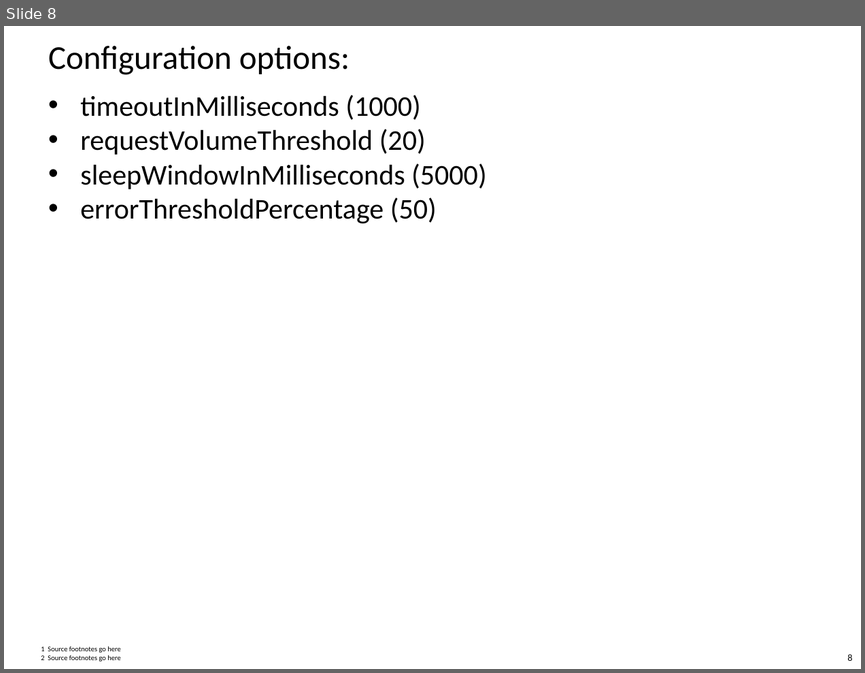
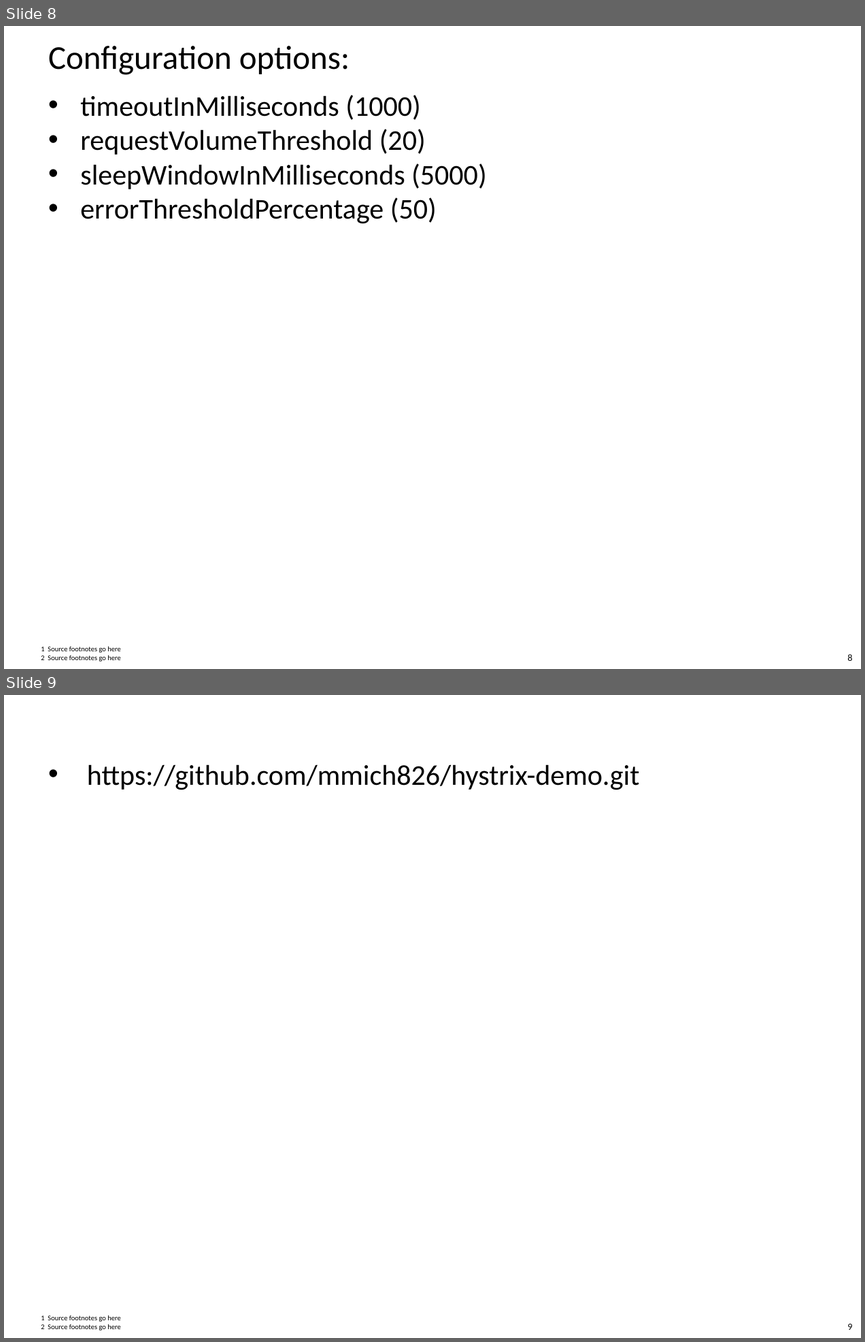
Before and after one commit to mmich826/hystrix-demo, a slide deck: hystrix-demo/demo-slides.pptx. Shown one above the other, each under a label of ours: slide 8 before the commit, slides 8 and 9 after it. The pictures are 865x673 and 865x1342 pixels, drawn with LibreOffice and Linux fonts; fonts in the diff are those of the drawing; background and template pictures are left out. Boxes give left, top, right and bottom in pixels: in the first picture for what was removed or moved away, otherwise in the second. Text is boxed around its words. In the diff, an @@ line names an element or a change of style, - is before the commit and + after.

```diff
--- a/hystrix-demo/demo-slides.pptx
+++ b/hystrix-demo/demo-slides.pptx
@@ slide 9 added at (4,695,861,1338), background picture (left out); not listed: 2 template elements that a slide beside it also shows @@
@@ text added at (87,764,640,790), 24 pt, text #000000 @@
+• https://github.com/mmich826/hystrix-demo.git
```
Also in this commit, not shown: 1 slide changed, 2 other slides added, 2 slides removed, 2 other files.
